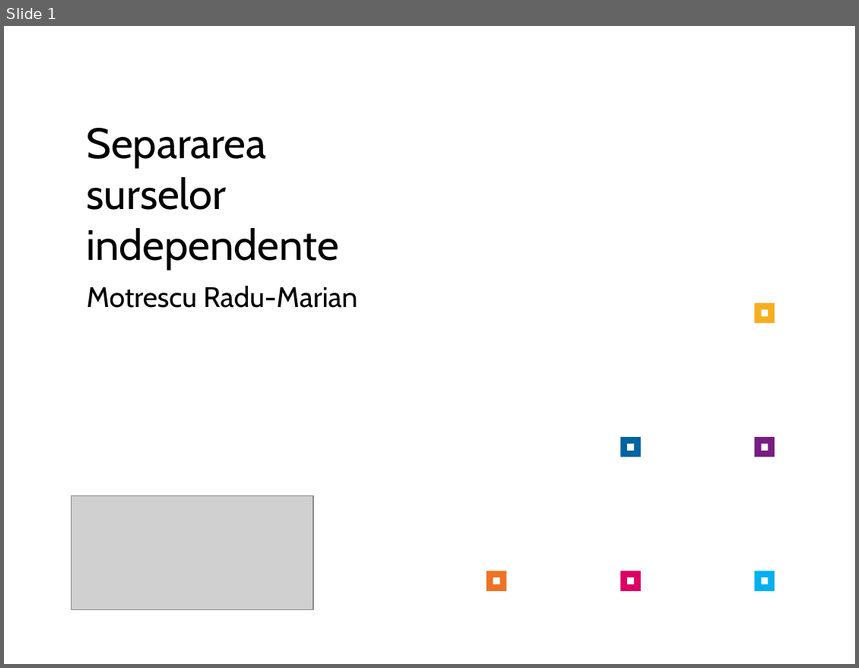
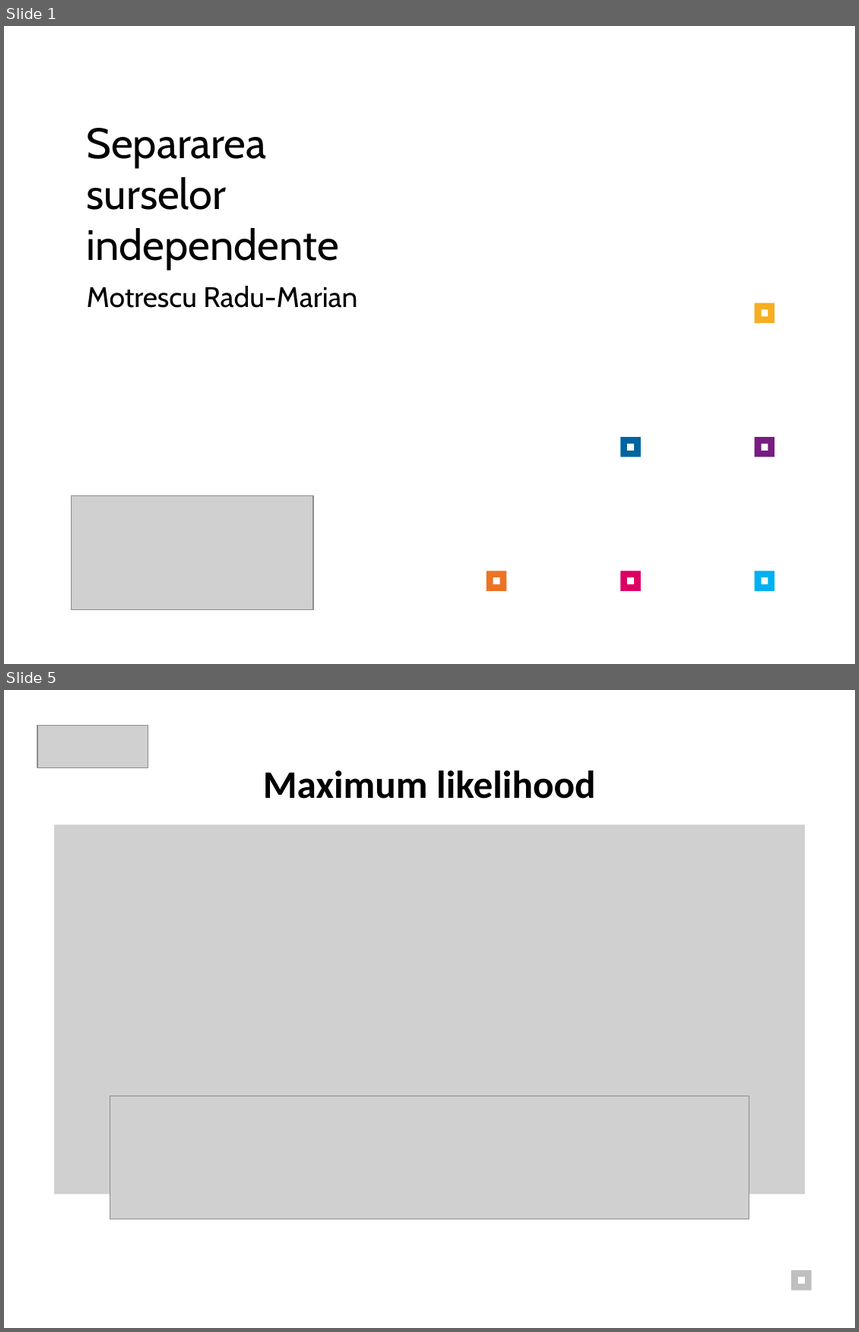
Before and after one commit to radumotrescu/Licenta-BSS, a slide deck: documentatie/prezentare_v2.pptx. Shown one above the other, each under a label of ours: slide 1 before the commit, slides 1 and 5 after it; the slides between them are not shown. The pictures are 859x668 and 859x1332 pixels, drawn with LibreOffice and Linux fonts; fonts in the diff are those of the drawing; grey boxes stand for pictures. Boxes give left, top, right and bottom in pixels: in the first picture for what was removed or moved away, otherwise in the second. Text is boxed around its words. In the diff, an @@ line names an element or a change of style, - is before the commit and + after.

```diff
--- a/documentatie/prezentare_v2.pptx
+++ b/documentatie/prezentare_v2.pptx
@@ slide 5 added at [4, 690, 855, 1328], background #FFFFFF @@
@@ picture added at [37, 725, 148, 768] @@
@@ title added at [263, 771, 595, 799], 33 pt, text #000000, bold @@
+Maximum likelihood
@@ picture added at [54, 825, 805, 1194] @@
@@ picture added at [110, 1096, 750, 1220] @@
@@ rectangle added at [791, 1271, 812, 1291], fill #BFBFBF @@
@@ rectangle added at [798, 1277, 805, 1284], fill #FFFFFF @@
```
Also in this commit, not shown: 7 other slides added, 3 slides removed, 7 other files.
